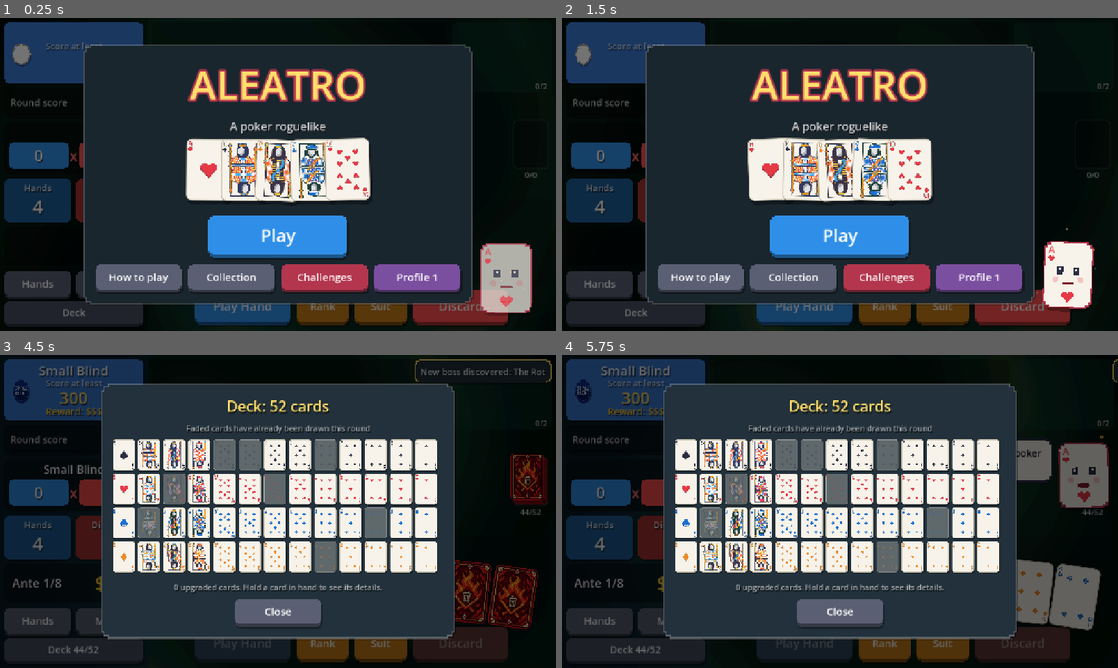
Above: before the commit, frames 1-4 (two rows, left to right).
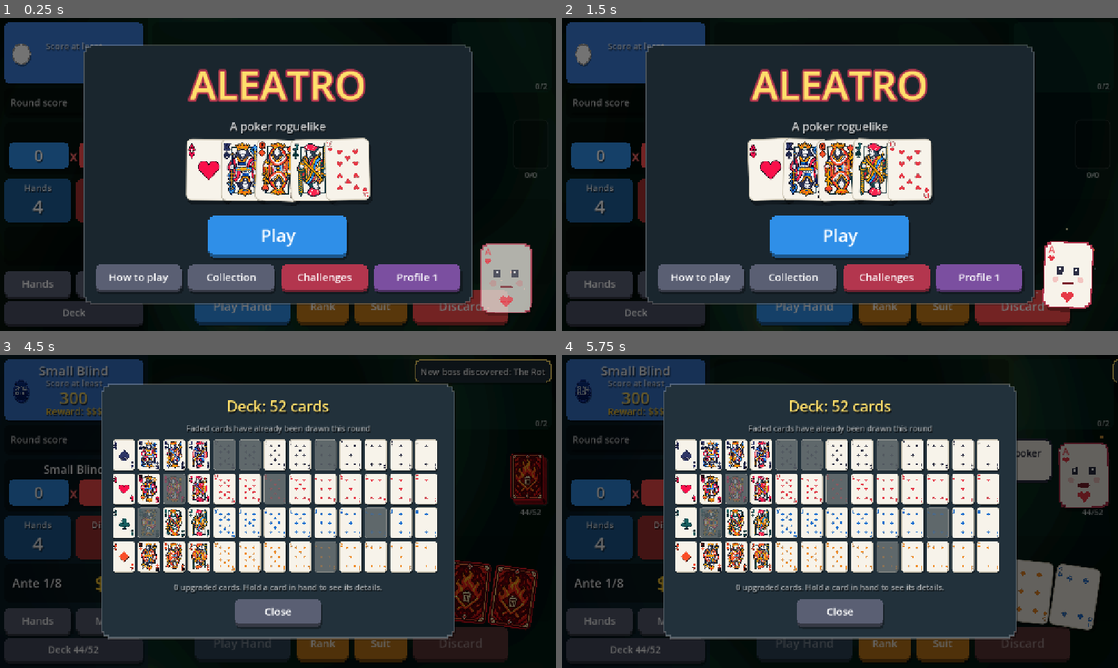
Above: after the commit, the same moments.

Repository: Yassineallach/schoolmaroc
Game: Godot game, scene res://scenes/main.tscn
The game is run twice, just before and just after one commit, with the same random seed, the same clock (stepped at 60 frames per second) and the same inputs.
Inputs (mouse positions are in pixels of both pictures, inside the frame that each line leads up to):
- Up to frame 1 (0.25 s): no input
- Up to frame 2 (1.5 s): click "Play Hand" at 0.5 s; click "Play Hand" at 1.25 s
- Up to frame 3 (4.5 s): click "Play" at 2 s; click "Play" at 2.75 s; click "Play Small Blind" at 3.5 s; tap Enter (ui_accept) at 4.25 s; drag from (528, 486) to (333, 442) at 4.27 s
- Up to frame 4 (5.75 s): drag from (734, 486) to (812, 574) at 5.02 s

The runs differ from the first frame. In frame 1, 2.5% of the frame differs, in the area x 33-59%, y 39-58%; in frame 2, 2.5%; in frame 3, 2.6%, in the area x 20-38%, y 27-70%; in frame 4, 2.6%.

Commit message:
Cards: painted faces for every Jack, Queen, King and Ace
DeckArt uses assets/cards/<rank>_<suit>.png (transparent ink, drawn over
the card's paper or enhancement face) for J, Q, K and A when present;
number cards keep their generated pips.

Co-Authored-By: Claude Opus 5.5 <noreply@anthropic.com>
Claude-Session: https://claude.ai/code/session_01LZR5ftoCVRtdXjWmfvUKYt

Diff:
--- a/aleatro/scripts/deck_art.gd
+++ b/aleatro/scripts/deck_art.gd
@@ -82,8 +82,14 @@
 ## The face texture for `rank` (2-14) of `suit` (0 spade, 1 heart, 2 club, 3 diamond).
 ## The 70x98 art is enlarged 2x with nearest sampling, so CardView can draw it
 ## with linear filtering at any size and the pixels stay sharp and even.
-static func face(rank: int, suit: int) -> ImageTexture:
+## Jacks, Queens, Kings and Aces use their painted faces from assets/cards
+## (<rank>_<suit>.png, 4x size, transparent apart from the ink) when present.
+static func face(rank: int, suit: int) -> Texture2D:
 	var key := rank * 4 + suit
+	if not _cache.has(key) and rank >= 11:
+		var path := "res://assets/cards/%d_%d.png" % [rank, suit]
+		if ResourceLoader.exists(path):
+			_cache[key] = load(path)
 	if not _cache.has(key):
 		var img := paint(rank, suit)
 		img.resize(W * 2, H * 2, Image.INTERPOLATE_NEAREST)
Binary file added: aleatro/assets/cards/11_0.png
Not shown, added: aleatro/assets/cards/11_0.png.import
Binary file added: aleatro/assets/cards/11_1.png
Not shown, added: aleatro/assets/cards/11_1.png.import
Binary file added: aleatro/assets/cards/11_2.png
Not shown, added: aleatro/assets/cards/11_2.png.import
Binary file added: aleatro/assets/cards/11_3.png
Not shown, added: aleatro/assets/cards/11_3.png.import
Binary file added: aleatro/assets/cards/12_0.png
Not shown, added: aleatro/assets/cards/12_0.png.import
Binary file added: aleatro/assets/cards/12_1.png
Not shown, added: aleatro/assets/cards/12_1.png.import
(and 20 more such lines)
